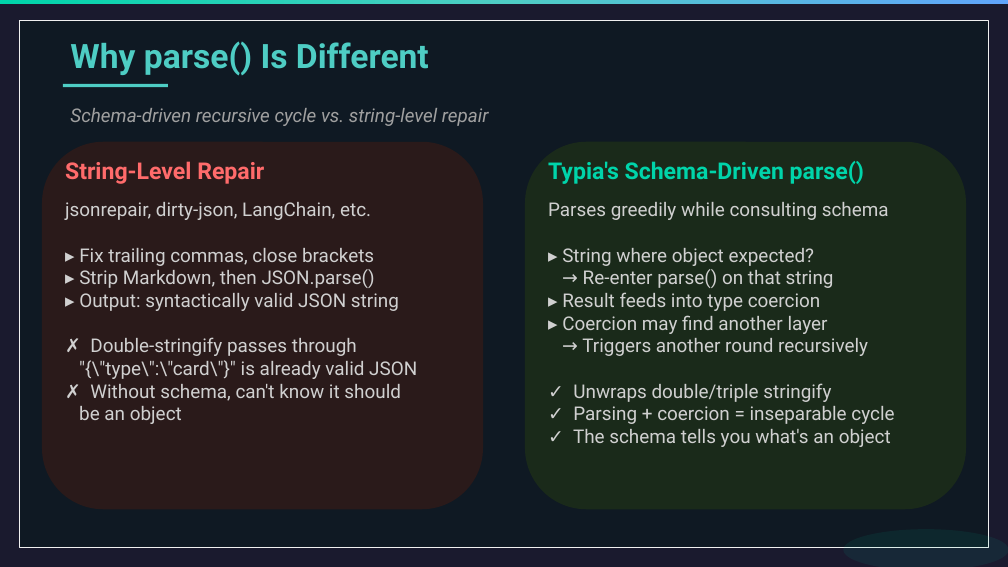
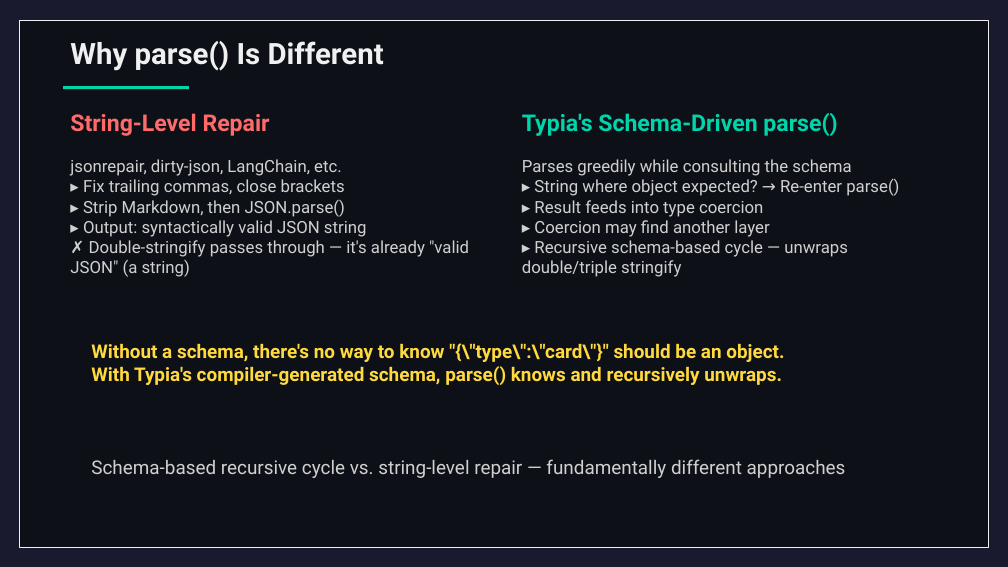
Before and after one commit to wrtnlabs/autobe, a slide deck: slide 26 of website/public/seminars/20260326-qwen-meetup-korea.pptx (slide 30 before the commit). Drawn at 1008x567 pixels with LibreOffice and Linux fonts; fonts in the diff are those of the drawing. Boxes give left, top, right and bottom in pixels: in the first picture for what was removed or moved away, otherwise in the second. Text is boxed around its words. In the diff, an @@ line names an element or a change of style, - is before the commit and + after.

Commit message:
updating presentation file

```diff
--- a/website/public/seminars/20260326-qwen-meetup-korea.pptx
+++ b/website/public/seminars/20260326-qwen-meetup-korea.pptx
@@ rectangle removed at bbox=[0, 0, 1008, 5] @@
@@ rectangle at bbox=[19, 20, 988, 547]: fill #0F1923 to #0D1117 @@
@@ text "Why parse() Is Different" at bbox=[70, 41, 384, 71]: size 32 to 28 pt, text colour #4ECDC4 to #F0F0F0 @@
@@ rectangle: place and size @@
-rectangle at bbox=[63, 84, 168, 87]
+rectangle at bbox=[63, 86, 189, 89]
@@ rectangle at bbox=[63, 86, 189, 89]: fill #4ECDC4 to #00D4AA @@
@@ text "String-Level Repair": place and size @@
-text "String-Level Repair" at bbox=[65, 161, 264, 184]
+text "String-Level Repair" at bbox=[70, 113, 270, 136]
@@ text "Typia's Schema-Driven parse()": place and size @@
-text "Typia's Schema-Driven parse()" at bbox=[548, 161, 864, 184]
+text "Typia's Schema-Driven parse()" at bbox=[522, 113, 837, 136]
@@ rounded rectangle removed at bbox=[42, 142, 483, 510] @@
@@ rounded rectangle removed at bbox=[525, 142, 966, 510] @@
@@ text at bbox=[70, 159, 469, 277]: text changed; size 18 to 16 pt @@
-jsonrepair, dirty-json, LangChain, etc.
-▸ Fix trailing commas, close brackets
-▸ Strip Markdown, then JSON.parse()
-▸ Output: syntactically valid JSON string
-✗ Double-stringify passes through
-"{\"type\":\"card\"}" is already valid JSON
-✗ Without schema, can't know it should
-be an object
+jsonrepair, dirty-json, LangChain, etc.
+▸ Fix trailing commas, close brackets
+▸ Strip Markdown, then JSON.parse()
+▸ Output: syntactically valid JSON string
+✗ Double-stringify passes through — it's already "valid JSON" (a string)
@@ text at bbox=[522, 159, 899, 277]: text changed; size 18 to 16 pt @@
-Parses greedily while consulting schema
-▸ String where object expected?
-→ Re-enter parse() on that string
-▸ Result feeds into type coercion
-▸ Coercion may find another layer
-→ Triggers another round recursively
-✓ Unwraps double/triple stringify
-✓ Parsing + coercion = inseparable cycle
-✓ The schema tells you what's an object
+Parses greedily while consulting the schema
+▸ String where object expected? → Re-enter parse()
+▸ Result feeds into type coercion
+▸ Coercion may find another layer
+▸ Recursive schema-based cycle — unwraps double/triple stringify
@@ text added at bbox=[91, 343, 784, 385], 18 pt, text #FFD93D, bold @@
+Without a schema, there's no way to know "{\"type\":\"card\"}" should be an object.
+With Typia's compiler-generated schema, parse() knows and recursively unwraps.
@@ text at bbox=[91, 459, 846, 478]: text changed; text colour #A0A0A0 to #D0D0D0; italic off @@
-Schema-driven recursive cycle vs. string-level repair
+Schema-based recursive cycle vs. string-level repair — fundamentally different approaches
@@ ellipse removed at bbox=[843, 529, 1008, 567] @@
```
Also in this commit, not shown: 35 other slides changed, 26 slides added, 35 slides removed, 2 other files.
